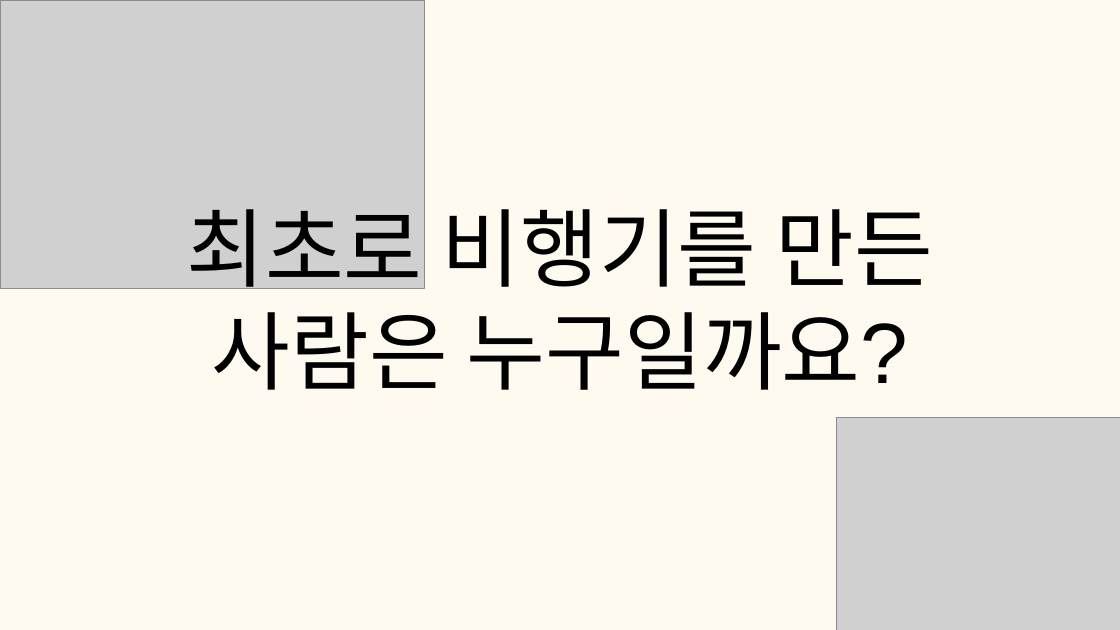
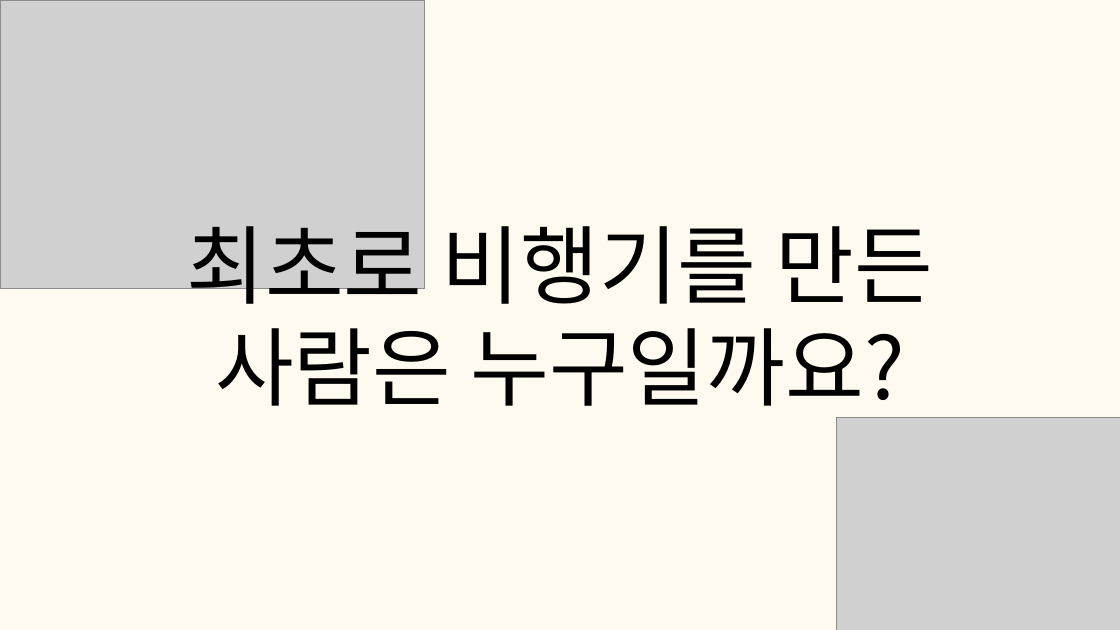
Before and after one commit to tkdgns25300/sunday_play, a slide deck: slide 39 of public/downloads/games/history-quiz/rules.pptx. Drawn at 1120x630 pixels with LibreOffice and Linux fonts; fonts in the diff are those of the drawing; grey boxes stand for pictures. Boxes give left, top, right and bottom in pixels: in the first picture for what was removed or moved away, otherwise in the second. Text is boxed around its words. In the diff, an @@ line names an element or a change of style, - is before the commit and + after.

```diff
--- a/public/downloads/games/history-quiz/rules.pptx
+++ b/public/downloads/games/history-quiz/rules.pptx
@@ text "최초로 비행기를 만든 사람은 누구일까요?": place and size @@
-text "최초로 비행기를 만든 사람은 누구일까요?" at <box>186,209,933,390</box>
+text "최초로 비행기를 만든 사람은 누구일까요?" at <box>186,226,933,421</box>
@@ text "최초로 비행기를 만든 사람은 누구일까요?" at <box>186,226,933,421</box>: font Arial to Noto Sans CJK KR @@
```
Also in this commit, not shown: 44 other slides changed, 3 other files.
